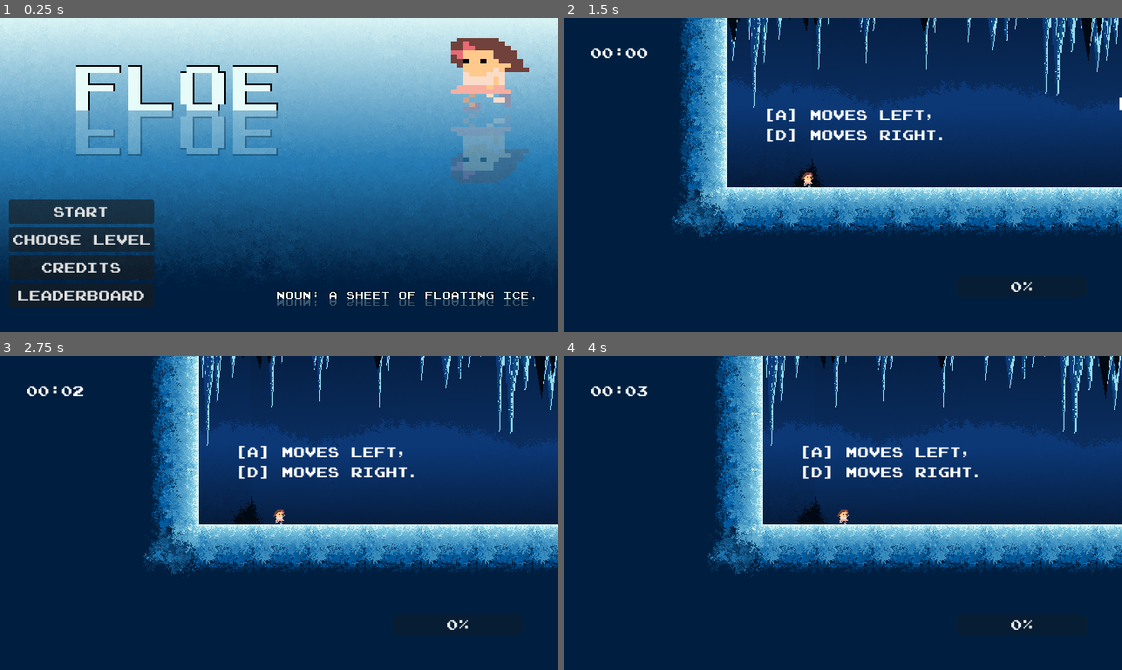
Above: before the commit, frames 1-4 (two rows, left to right).
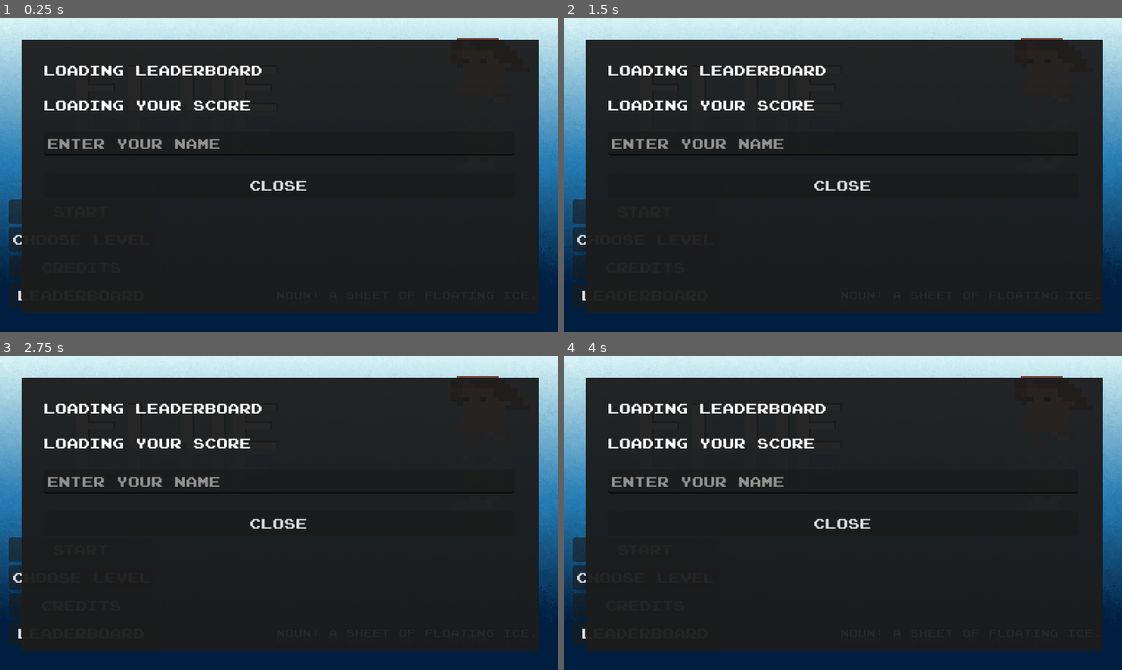
Above: after the commit, the same moments.

Repository: Bitsilisk/speedjam-8
Game: Godot game, scene res://scenes/main.tscn
Same seed, same stepped clock (60 frames per second), same inputs: the game is played once before the commit and once after it.
Inputs (mouse positions are in pixels of both pictures, inside the frame that each line leads up to):
- Up to frame 1 (0.25 s): no input
- Up to frame 2 (1.5 s): click "Start" at 0.5 s; click (647, 212) at 1.25 s, where only the run after the commit has a clickable "Start"
- Up to frame 3 (2.75 s): click (83, 578) at 2 s, where only the run after the commit has a clickable "Choose Level"
- Up to frame 4 (4 s): click (647, 632) at 2.75 s, where only the run after the commit has a clickable "leaderboard"; click (647, 604) at 3.5 s, where only the run after the commit has a clickable "Credits"

The runs differ from the first frame. In frame 1, 77% of the frame differs, in the area x 3-97%, y 6-94%; in frame 2, 91%; in frame 3, 91%, in the area x 0-100%, y 0-94%; in frame 4, 91%.
Error in both runs: Invalid access to property or key 'player_identifier' on a base object of type 'Nil'. (res://scripts/leaderboard.gd:81)

Commit message:
fixed the fix for sfx_dash

Diff:
--- a/scenes/main_menu.tscn
+++ b/scenes/main_menu.tscn
@@ -104,7 +104,6 @@
 text = "Sfx & Music- Joe"
 
 [node name="leaderboard" type="Control" parent="."]
-visible = false
 layout_mode = 1
 anchors_preset = 15
 anchor_right = 1.0
@@ -118,7 +117,7 @@
 offset_top = 25.0
 offset_right = 618.0
 offset_bottom = 338.0
-color = Color(0.109804, 0.109804, 0.109804, 0.678431)
+color = Color(0.109804, 0.109804, 0.109804, 0.956863)
 
 [node name="MarginContainer" type="MarginContainer" parent="leaderboard"]
 layout_mode = 1
--- a/scenes/player.tscn
+++ b/scenes/player.tscn
@@ -12,6 +12,7 @@
 [ext_resource type="AudioStream" uid="uid://dgou43k34uiwd" path="res://assets/audio/sfx/icy_land1.wav" id="10_grmmi"]
 [ext_resource type="AudioStream" uid="uid://cieq8pa0x2tmm" path="res://assets/audio/sfx/icy_splat1.wav" id="11_vkwcc"]
 [ext_resource type="Texture2D" uid="uid://s2akhmmw2m1w" path="res://assets/art/vfx/star.png" id="12_3q7mm"]
+[ext_resource type="AudioStream" uid="uid://wll57brepee4" path="res://assets/audio/sfx/icy_dash.wav" id="12_bk7sx"]
 [ext_resource type="Texture2D" uid="uid://c6htffp1nkn1l" path="res://assets/art/vfx/rainbow_vfx.png" id="13_s520c"]
 [ext_resource type="AudioStream" uid="uid://cwktxlaw3ulih" path="res://assets/audio/music/Icy-Fun.ogg" id="14_7rj2t"]
 [ext_resource type="AudioStream" uid="uid://bfan3vooesrfw" path="res://assets/audio/music/icy_flow.ogg" id="15_1xxnv"]
@@ -417,6 +418,9 @@
 stream = ExtResource("10_grmmi")
 bus = &"SFX"
 
+[node name="sfx_dash" type="AudioStreamPlayer" parent="."]
+stream = ExtResource("12_bk7sx")
+
 [node name="sfx_splat" type="AudioStreamPlayer" parent="."]
 stream = ExtResource("11_vkwcc")
 volume_db = -2.0
--- a/scenes/testbed.tscn
+++ b/scenes/testbed.tscn
@@ -829,7 +829,7 @@
 
 [node name="Camera2D" type="Camera2D" parent="."]
 physics_interpolation_mode = 1
-position = Vector2(-411, 114)
+position = Vector2(-246.6, 68.4)
 metadata/_edit_lock_ = true
 
 [node name="PhantomCameraHost" type="Node" parent="Camera2D"]
--- a/scripts/main_menu.gd
+++ b/scripts/main_menu.gd
@@ -51,9 +51,11 @@
 	await get_tree().create_timer(0.01).timeout
 	var level = levels[current_level].instantiate()
 	game_node.add_child(level)
-	#load_level(current_level)
 
 func load_next_level():
+	#if levels.size() == index:
+		#upload it
+	#else:
 	load_level(current_level + 1)
 
 func _on_leaderboard_pressed() -> void:
Not shown: 1 places in scenes/player.tscn that only renumber resources
